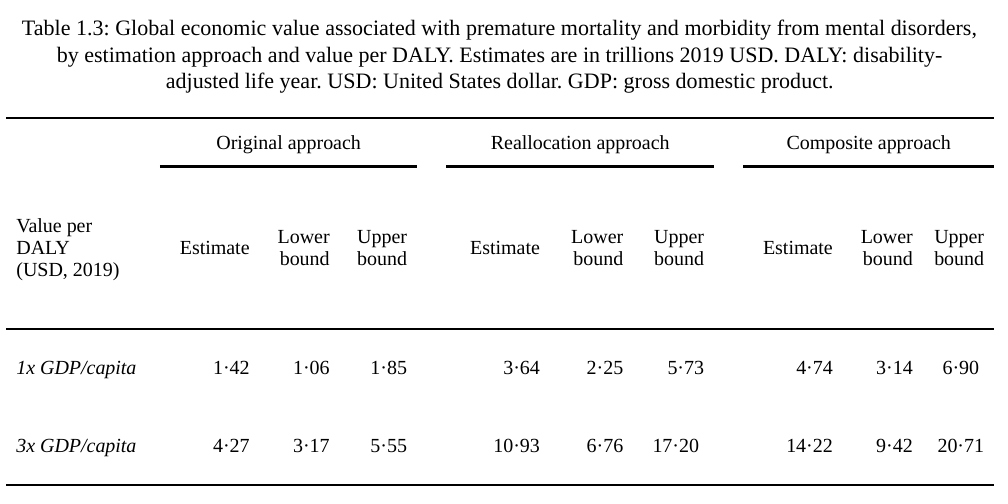
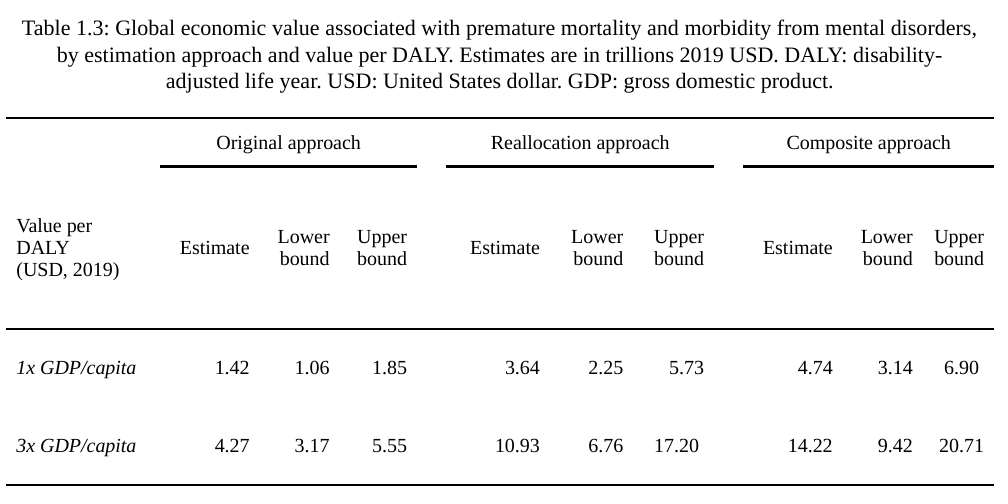
Before and after one commit to darias5/phd_thesis, a slide deck: slide 1 of table1_3.pptx. Drawn at 1008x504 pixels with LibreOffice and Linux fonts; fonts in the diff are those of the drawing. Boxes give left, top, right and bottom in pixels: in the first picture for what was removed or moved away, otherwise in the second. Text is boxed around its words. In the diff, an @@ line names an element or a change of style, - is before the commit and + after.

```diff
--- a/table1_3.pptx
+++ b/table1_3.pptx
@@ table at <box>6,118,998,485</box> @@
-row 3: 1x GDP/capita | 1·42 | 1·06 | 1·85 |  | 3·64 | 2·25 | 5·73 |  | 4·74 | 3·14 | 6·90
+row 3: 1x GDP/capita | 1.42 | 1.06 | 1.85 |  | 3.64 | 2.25 | 5.73 |  | 4.74 | 3.14 | 6.90
-row 4: 3x GDP/capita | 4·27 | 3·17 | 5·55 |  | 10·93 | 6·76 | 17·20 |  | 14·22 | 9·42 | 20·71
+row 4: 3x GDP/capita | 4.27 | 3.17 | 5.55 |  | 10.93 | 6.76 | 17.20 |  | 14.22 | 9.42 | 20.71
```
Also in this commit, not shown: 6 other files.
